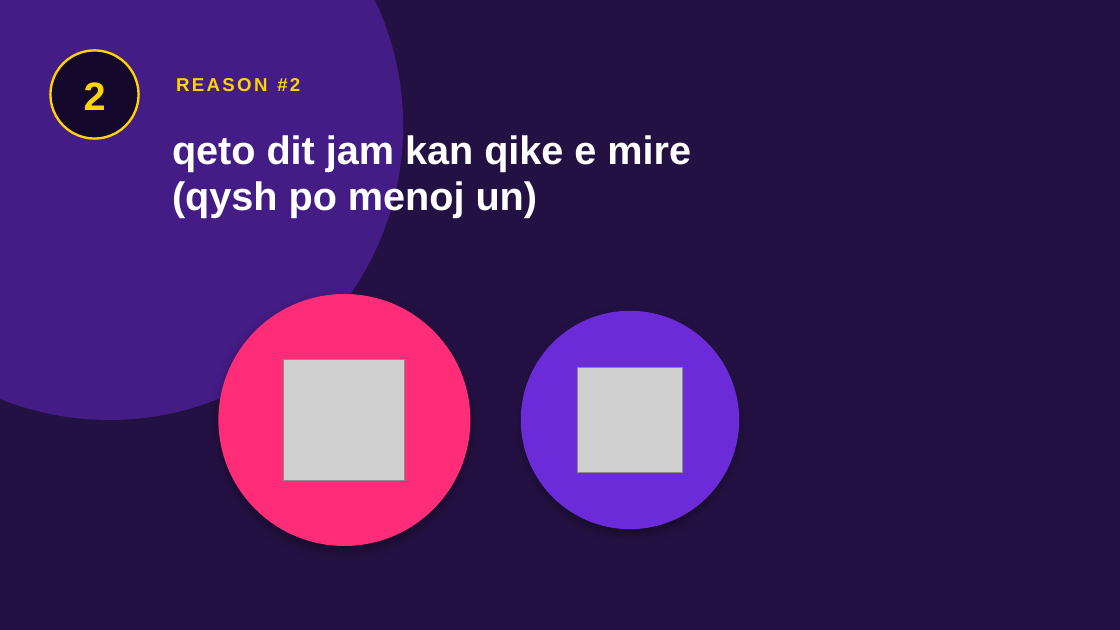
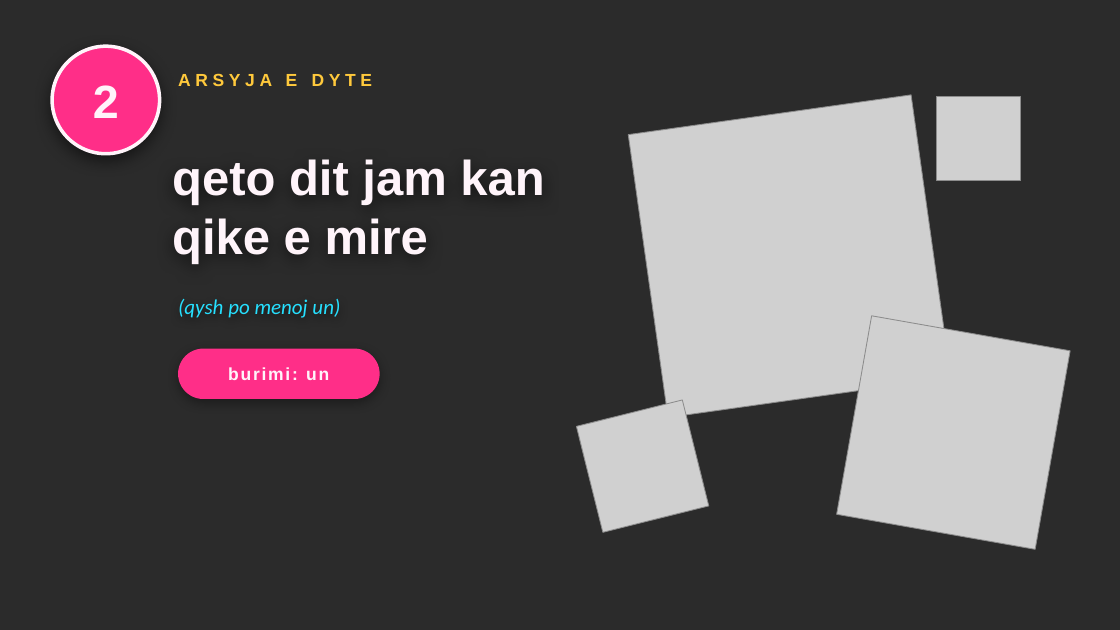
Before and after one commit to oltionselmani/Elbi, a slide deck: slide 3 of katseye-album-presentation.pptx. Drawn at 1120x630 pixels with LibreOffice and Linux fonts; fonts in the diff are those of the drawing; grey boxes stand for pictures; background and template pictures are left out; a plain dark background stands for a picture behind light text. Boxes give left, top, right and bottom in pixels: in the first picture for what was removed or moved away, otherwise in the second. Text is boxed around its words. In the diff, an @@ line names an element or a change of style, - is before the commit and + after.

```diff
--- a/katseye-album-presentation.pptx
+++ b/katseye-album-presentation.pptx
@@ background #241143 to picture (left out) @@
@@ ellipse removed at (x1=0, y1=0, x2=403, y2=420) @@
@@ text "2" at (x1=93, y1=85, x2=119, y2=118): size 34 to 40 pt, text colour #FFD400 to #FFF4FA @@
@@ ellipse resized from (x1=50, y1=50, x2=139, y2=139) to (x1=52, y1=46, x2=160, y2=154) @@
@@ ellipse at (x1=52, y1=46, x2=160, y2=154): fill #15092B to #FF2E88; outline #FFD400 2 pt to #FFF4FA 3 pt; shadow on @@
@@ text at (x1=178, y1=73, x2=373, y2=86): text changed; size 16 to 15 pt; text colour #FFD400 to #FFC93C @@
-REASON #2
+ARSYJA E DYTE
@@ picture added at (x1=628, y1=95, x2=951, y2=418) @@
@@ picture added at (x1=937, y1=97, x2=1021, y2=181) @@
@@ text at (x1=172, y1=159, x2=544, y2=264): text changed; size 34 to 42 pt; text colour #FFFFFF to #FFF4FA @@
-qeto dit jam kan qike e mire
-(qysh po menoj un)
+qeto dit jam kan
+qike e mire
@@ text added at (x1=178, y1=299, x2=340, y2=318), 18 pt, text #26E0FF, italic @@
+(qysh po menoj un)
@@ ellipse removed at (x1=218, y1=294, x2=471, y2=546) @@
@@ ellipse removed at (x1=521, y1=311, x2=739, y2=529) @@
@@ picture added at (x1=837, y1=316, x2=1070, y2=550) @@
@@ rounded rectangle added at (x1=178, y1=349, x2=380, y2=399), fill #FF2E88 @@
@@ text added at (x1=178, y1=349, x2=380, y2=399), 15 pt, text #FFF4FA, bold @@
+burimi: un
@@ picture removed at (x1=284, y1=360, x2=405, y2=481) @@
@@ picture removed at (x1=578, y1=368, x2=683, y2=473) @@
@@ picture added at (x1=577, y1=400, x2=709, y2=533) @@
```
Also in this commit, not shown: 7 other slides changed.
